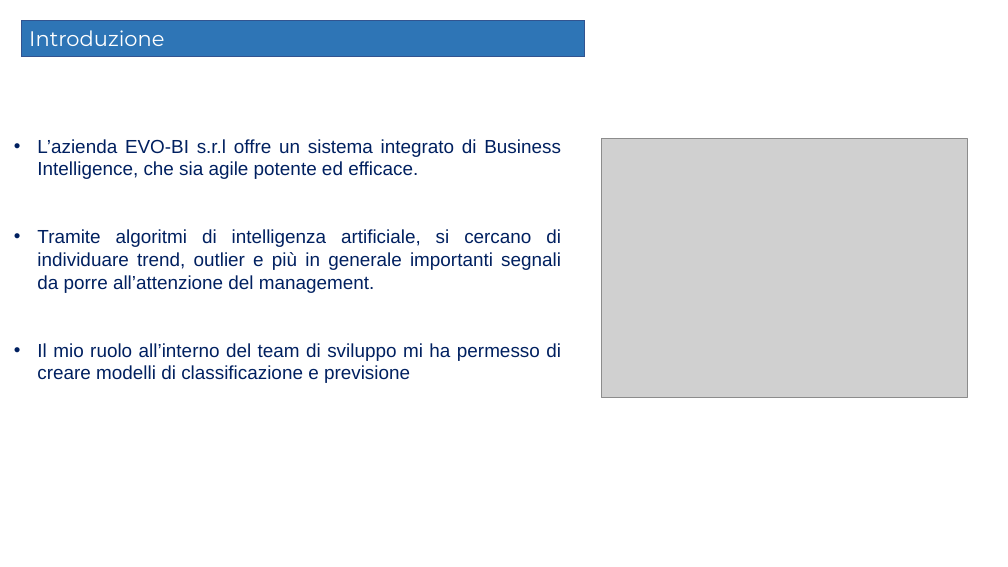
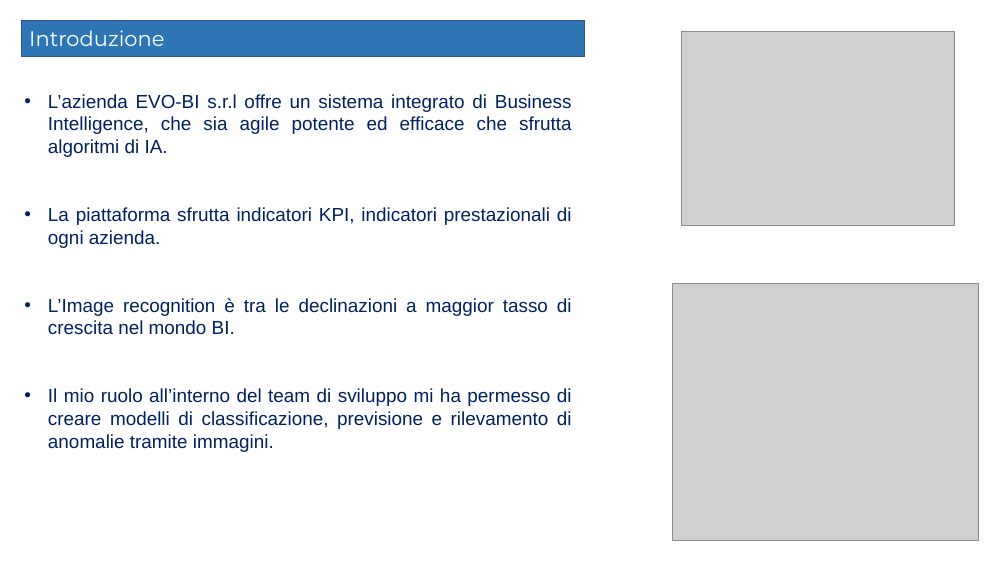
Before and after one commit to Elmaravilla7/Tesi, a slide deck: slide 2 of Presentazione204898.pptx. Drawn at 1008x567 pixels with LibreOffice and Linux fonts; fonts in the diff are those of the drawing; grey boxes stand for pictures. Boxes give left, top, right and bottom in pixels: in the first picture for what was removed or moved away, otherwise in the second. Text is boxed around its words. In the diff, an @@ line names an element or a change of style, - is before the commit and + after.

```diff
--- a/Presentazione204898.pptx
+++ b/Presentazione204898.pptx
@@ picture: place and size @@
-picture at bbox=[602, 138, 967, 398]
+picture at bbox=[682, 32, 955, 225]
@@ text at bbox=[48, 94, 572, 452]: text changed @@
-• L’azienda EVO-BI s.r.l offre un sistema integrato di Business Intelligence, che sia agile potente ed efficace.
-• Tramite algoritmi di intelligenza artificiale, si cercano di individuare trend, outlier e più in generale importanti segnali da porre all’attenzione del management.
-• Il mio ruolo all’interno del team di sviluppo mi ha permesso di creare modelli di classificazione e previsione
+• L’azienda EVO-BI s.r.l offre un sistema integrato di Business Intelligence, che sia agile potente ed efficace che sfrutta algoritmi di IA.
+• La piattaforma sfrutta indicatori KPI, indicatori prestazionali di ogni azienda.
+• L’Image recognition è tra le declinazioni a maggior tasso di crescita nel mondo BI.
+• Il mio ruolo all’interno del team di sviluppo mi ha permesso di creare modelli di classificazione, previsione e rilevamento di anomalie tramite immagini.
@@ picture added at bbox=[672, 284, 979, 541] @@
```
Also in this commit, not shown: 2 other slides changed, 1 slide removed.
